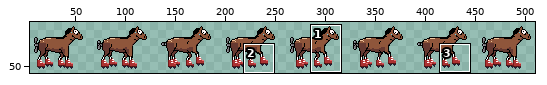
Sprite sheet: Sprite Sheets/Idle_Fan+Roller.png. The first picture is a wide view before the edit; the outline marks the close-up.
Close-up. Before the commit:
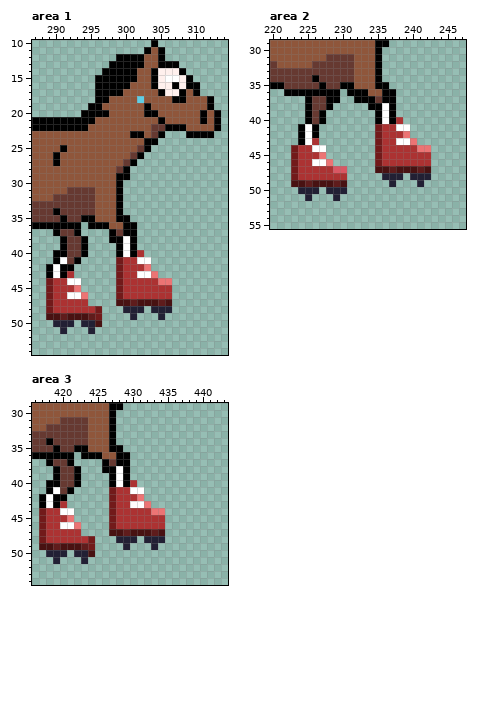
The file is 512x64 pixels. Shown: area 1: x 287..314, y 10..54; area 2: x 220..247, y 29..55; area 3: x 416..443, y 29..54. The wide view leaves out empty margins. The commit also changed other parts of the picture, which this record leaves out.
The result:
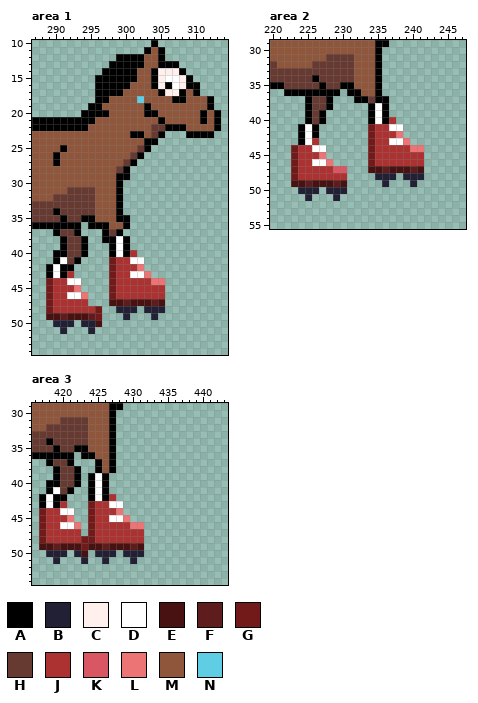
Palette (. is transparent): A #000000  B #222034  C #fff0ed  D #ffffff  E #481212  F #5f1c1c  G #721a1a  H #663931  J #ac3232  K #d95763  L #ec7474  M #8f563b  N #5fcde4
The exact change:
--- area 1
@@ x 304..309 @@
 15 ACDDCA
-16 ACCACA
+16 ACADCA
 17 MACCAM
@@ x 295..308 @@
 35 AMMMAA........
-36 AAAMMAA.......
-37 ...AHAA.......
-38 ...AADA.......
-39 ....ADA.......
-40 ....ADAJ......
-41 ....GJJDD.....
-42 ....GJJJL.....
-43 ....GJJDDL....
-44 ....GJJJJJLL..
-45 ....GJJJJJJJ..
-46 ....GJJJJJJJ..
-47 ....EEFEEEFE..
-48 JG...BBB.BBB..
-49 FG....B...B...
+36 AAAMMA........
+37 ..AHA.........
+38 ..AADA........
+39 ...ADA........
+40 ...ADAJ.......
+41 ...GJJDD......
+42 ...GJJJL......
+43 ...GJJDDL.....
+44 ...GJJJJJLL...
+45 ...GJJJJJJJ...
+46 ...GJJJJJJJ...
+47 ...EEFEEEFE...
+48 JG..BBB.BBB...
+49 FG...B...B....
 50 BE............
--- area 2
@@ x 227..244 @@
 34 HHHHHMMMA.........
-35 AHHAAMMMAA........
-36 AAA.AAAMMAA.......
-37 HAA..AAAHAA.......
-38 HA.....AADA.......
-39 A.......ADA.......
-40 A.......ADAJ......
-41 ........GJJDD.....
-42 ........GJJJL.....
-43 ........GJJDDL....
-44 D.......GJJJJJLL..
-45 L.......GJJJJJJJ..
-46 DL......GJJJJJJJ..
-47 JJKK....EEFEEEFE..
-48 JJJJ.....BBB.BBB..
-49 EEFE......B...B...
+35 AHHAAMMMA.........
+36 AAA.AAMMA.........
+37 HA...AAHAA........
+38 HA.....ADA........
+39 A......ADA........
+40 A......ADAJ.......
+41 .......GJJDD......
+42 .......GJJJL......
+43 .......GJJDDL.....
+44 D......GJJJJJLL...
+45 L......GJJJJJJJ...
+46 DL.....GJJJJJJJ...
+47 JJKK...EEFEEEFE...
+48 JJJJ....BBB.BBB...
+49 EEFE.....B...B....
 50 .BBB..............
--- area 3
@@ x 421..436 @@
 34 HHHMMMA.........
-35 HAAMMMAA........
-36 A.AAAMMAA.......
-37 A....AHAA.......
-38 HA...AADA.......
-39 HA....ADA.......
-40 HA....ADAJ......
-41 A.....GJJDD.....
-42 ......GJJJL.....
-43 ......GJJDDL....
-44 D.....GJJJJJLL..
-45 L.....GJJJJJJJ..
-46 DL....GJJJJJJJ..
-47 JJ....EEFEEEFE..
-48 JJJG...BBB.BBB..
-49 EEFG....B...B...
-50 .BBE............
-51 ..B.............
+35 HAAMMMA.........
+36 A.AAMMA.........
+37 A...AMA.........
+38 HA..AMA.........
+39 HA.ADA..........
+40 HA.ADA..........
+41 A..ADA..........
+42 ...ADAJ.........
+43 ...GJJDD........
+44 D..GJJJL........
+45 L..GJJDDL.......
+46 DL.GJJJJJLL.....
+47 JJ.GJJJJJJJ.....
+48 JJGGJJJJJJJ.....
+49 EEGEEFEEEFE.....
+50 .BE.BBB.BBB.....
+51 ..B..B...B......
 52 ................
